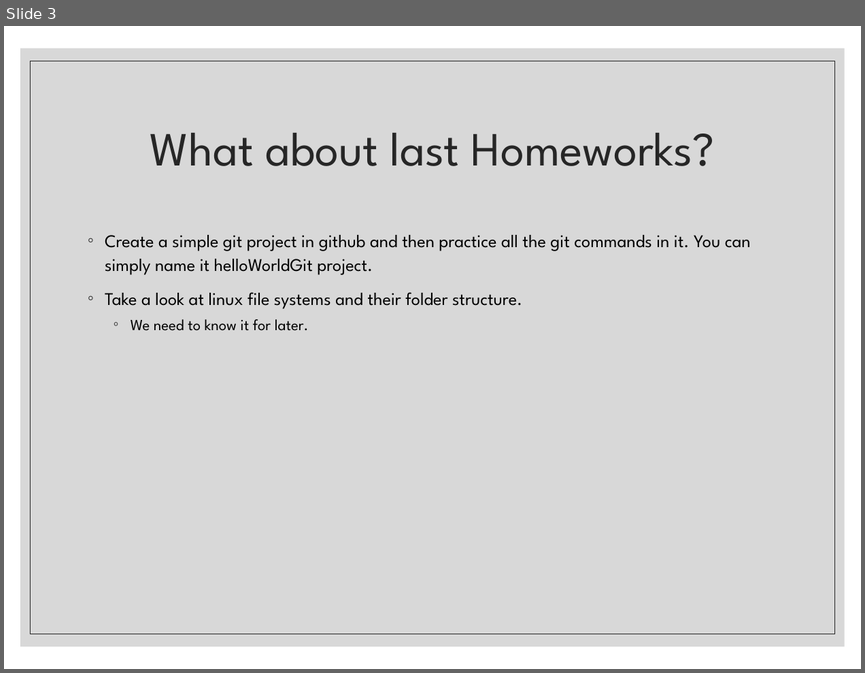
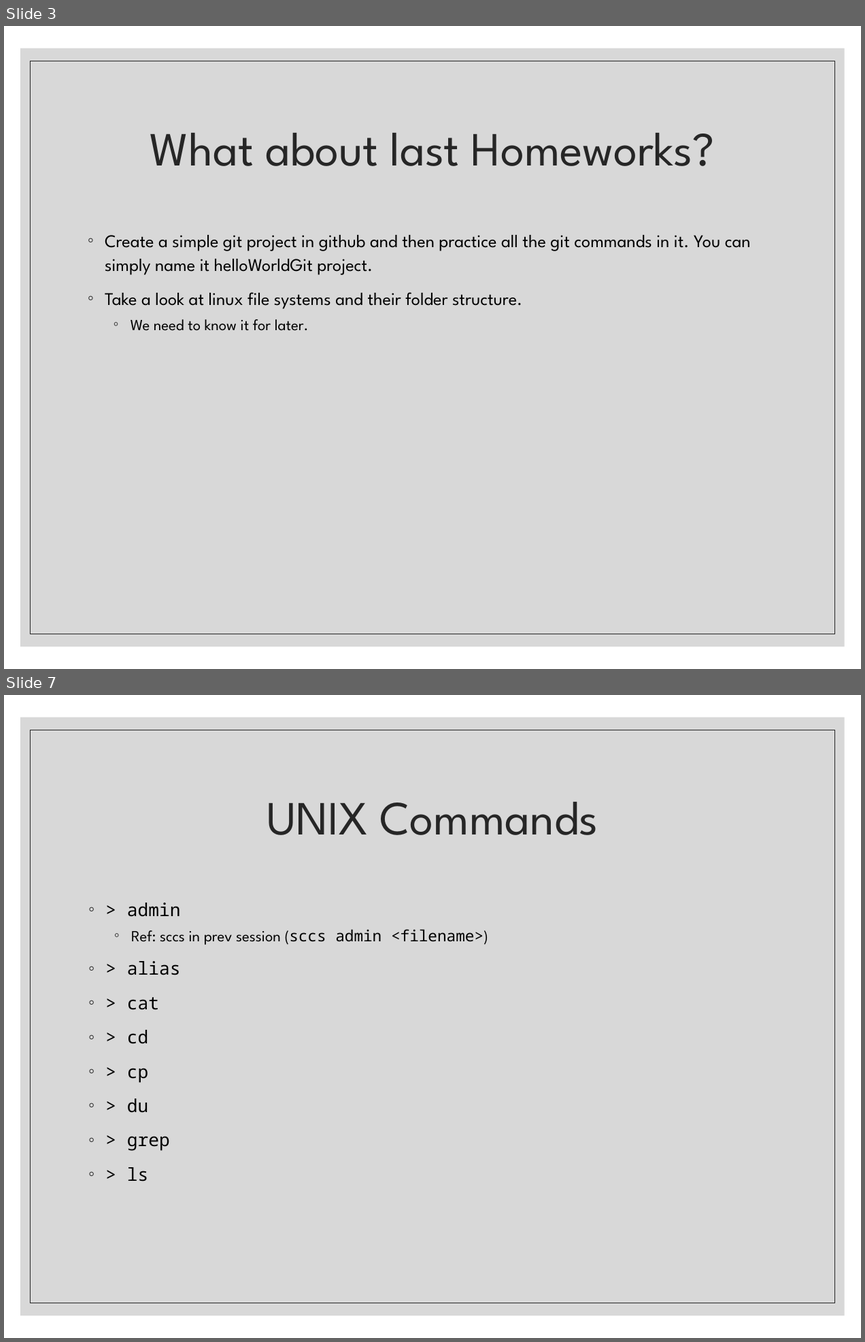
Before and after one commit to mostafa8026/ComputerProgramming-Basics, a slide deck: 02 - Linux 1.pptx. Shown one above the other, each under a label of ours: slide 3 before the commit, slides 3 and 7 after it; the slides between them are not shown. The pictures are 865x673 and 865x1342 pixels, drawn with LibreOffice and Linux fonts; fonts in the diff are those of the drawing. Boxes give left, top, right and bottom in pixels: in the first picture for what was removed or moved away, otherwise in the second. Text is boxed around its words. In the diff, an @@ line names an element or a change of style, - is before the commit and + after.

```diff
--- a/02 - Linux 1.pptx
+++ b/02 - Linux 1.pptx
@@ slide 7 added at bbox=[4, 695, 861, 1338], background #FFFFFF; not listed: 2 template elements that a slide beside it also shows @@
@@ title added at bbox=[267, 802, 598, 835], 40 pt, text #262626 @@
+UNIX Commands
@@ text added at bbox=[127, 902, 488, 1181], 13 pt, text #000000 @@
+◦ > admin
+  ◦ Ref: sccs in prev session (sccs admin <filename>)
+◦ > alias
+◦ > cat
+◦ > cd
+◦ > cp
+◦ > du
+◦ > grep
+◦ > ls
```
Also in this commit, not shown: 1 slide changed, 10 other slides added, 1 other file.
